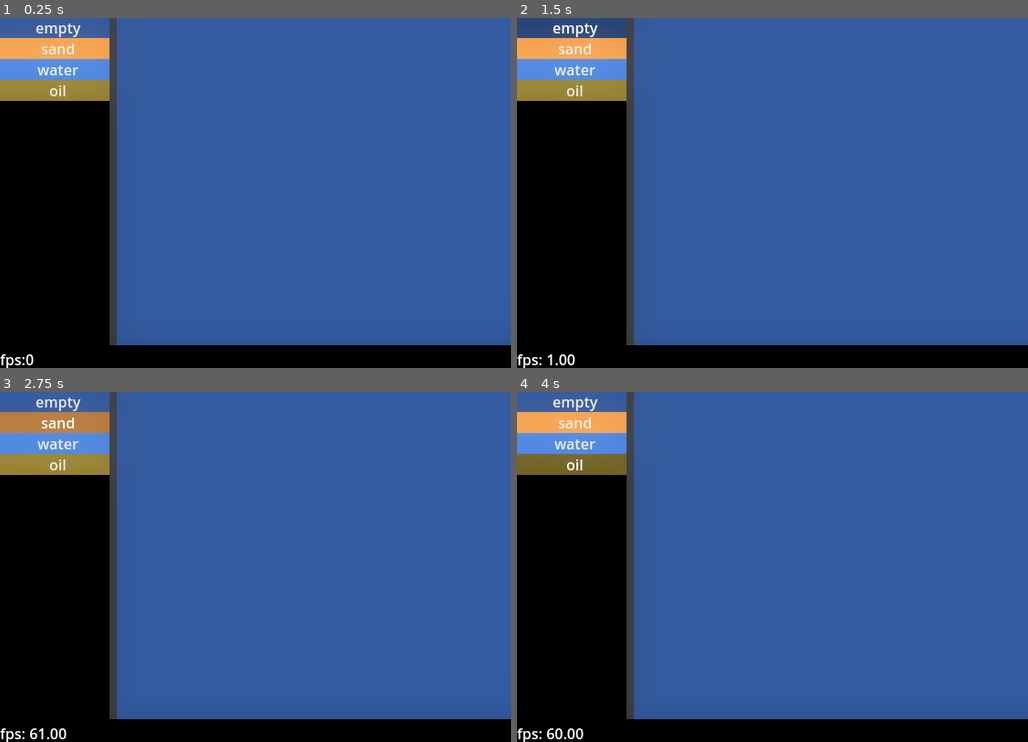
Above: before the commit, frames 1-4 (two rows, left to right).
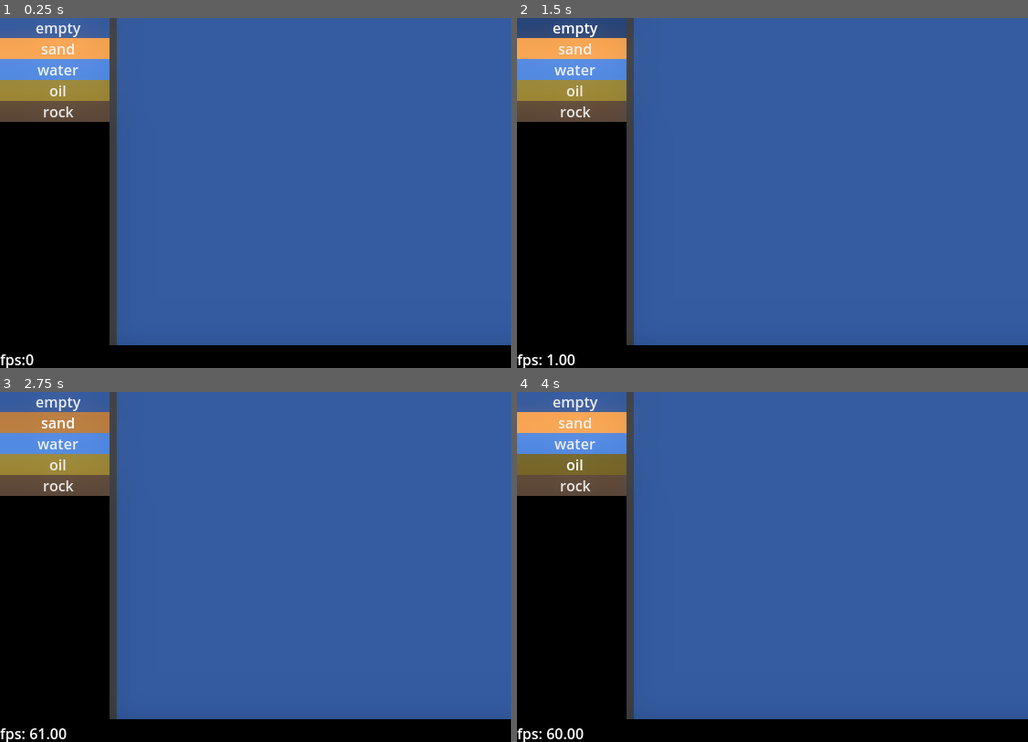
Above: after the commit, the same moments.

Repository: kiwijuice56/sand-spoon
Game: Godot game, scene res://main/main.tscn
Same seed, same stepped clock (60 frames per second), same inputs: the game is played once before the commit and once after it.
Inputs (mouse positions are in pixels of both pictures, inside the frame that each line leads up to):
- Up to frame 1 (0.25 s): no input
- Up to frame 2 (1.5 s): click (573, 112) at 0.5 s, where only the run after the commit has a clickable "rock"; click "empty" at 1.25 s
- Up to frame 3 (2.75 s): click "sand" at 2 s
- Up to frame 4 (4 s): click "water" at 2.75 s; click "oil" at 3.5 s

The runs differ from the first frame. In frame 1, 1.3% of the frame differs, in the area x 0-22%, y 23-30%; in frame 2, 1.3%; in frame 3, 1.3%; in frame 4, 1.3%.

Commit message:
Added rock

Diff:
--- a/main/main.tscn
+++ b/main/main.tscn
@@ -10,6 +10,7 @@
 [ext_resource type="Resource" uid="uid://bpc02af8uq6kh" path="res://main/simulation/element/solid/powder/sand/sand.tres" id="5_57l7a"]
 [ext_resource type="Resource" uid="uid://bbvp7saksab8l" path="res://main/simulation/element/liquid/oil/oil.tres" id="8_l1nvi"]
 [ext_resource type="PackedScene" uid="uid://p1cupggik6ba" path="res://main/ui/element_selector/element_selector.tscn" id="8_vvhhn"]
+[ext_resource type="Resource" uid="uid://cwnhltdvq4ic4" path="res://main/simulation/element/solid/rock/rock.tres" id="9_bp35h"]
 
 [sub_resource type="Environment" id="Environment_f0vau"]
 background_mode = 3
@@ -57,10 +58,11 @@
 size_flags_vertical = 2
 texture = SubResource("ImageTexture_guoq1")
 script = ExtResource("1_7t74s")
+debug_draw = true
 simulation_size = Vector2i(72, 60)
 simulation_scale = 6
 chunk_size = 12
-elements = Array[ExtResource("2_55j5a")]([ExtResource("4_oq8j5"), ExtResource("5_57l7a"), ExtResource("5_4oxmv"), ExtResource("8_l1nvi")])
+elements = Array[ExtResource("2_55j5a")]([ExtResource("4_oq8j5"), ExtResource("5_57l7a"), ExtResource("5_4oxmv"), ExtResource("8_l1nvi"), ExtResource("9_bp35h")])
 
 [node name="Painter" type="Node" parent="VBoxContainer/HBoxContainer/Simulation" node_paths=PackedStringArray("sim", "selector")]
 script = ExtResource("3_3diiu")
--- a/main/simulation/element/element.gd
+++ b/main/simulation/element/element.gd
@@ -1,14 +1,17 @@
 class_name Element extends Resource
+# Data: assumes byte 0 for temperature
 
+@export_group("UI")
 ## Name used in UI and code.
 @export var unique_name: String
 
 ## Base color for UI components for this element
 @export var ui_color: Color
 
+@export_group("Performance")
 ## The proportion of process frames are skipped. Set to a value higher than 0
 ## to hide chunk seams and create more organic movement.
-@export var skip_proportion: float = 0.3
+@export_range(0, 1) var skip_proportion: float = 0.3
 
 ## Called once per element while the simulation is initialized.
 func initialize() -> void:
--- a/main/simulation/element/liquid/liquid.gd
+++ b/main/simulation/element/liquid/liquid.gd
@@ -5,7 +5,7 @@
 
 @export_group("Fluid dynamics")
 ## Thickness of the liquid.
-@export var viscosity: float
+@export_range(0, 1) var viscosity: float
 ## Denser fluids can sink through less dense fluids.
 @export var density: float
 
--- a/main/simulation/element/solid/powder/powder.gd
+++ b/main/simulation/element/solid/powder/powder.gd
@@ -18,6 +18,3 @@
 		sim.swap(row, col, row + 1, col - 1)
 	elif right:
 		sim.swap(row, col, row + 1, col + 1)
-
-func get_default_data(_sim: Simulation, _row: int, _col: int) -> int:
-	return set_byte(0, 1, randi_range(0, 255))
--- /dev/null
+++ b/main/simulation/element/solid/rock/rock.tres
@@ -0,0 +1,17 @@
+[gd_resource type="Resource" script_class="Solid" load_steps=4 format=3 uid="uid://cwnhltdvq4ic4"]
+
+[ext_resource type="Script" path="res://main/simulation/element/solid/solid.gd" id="1_ht5t6"]
+
+[sub_resource type="Gradient" id="Gradient_wramv"]
+offsets = PackedFloat32Array(0.0121951, 1)
+colors = PackedColorArray(0.329412, 0.254902, 0.203922, 1, 0.36, 0.32328, 0.2988, 1)
+
+[sub_resource type="GradientTexture1D" id="GradientTexture1D_2r1mv"]
+gradient = SubResource("Gradient_wramv")
+
+[resource]
+script = ExtResource("1_ht5t6")
+color_gradient = SubResource("GradientTexture1D_2r1mv")
+unique_name = "rock"
+ui_color = Color(0.33, 0.25476, 0.2046, 1)
+skip_proportion = 0.3
--- a/main/simulation/element/solid/solid.gd
+++ b/main/simulation/element/solid/solid.gd
@@ -1,7 +1,11 @@
 class_name Solid extends Element
+# Data: assumes byte 1 for color index, assigned randomly
 
 ## Range of colors each cell can have.
 @export var color_gradient: GradientTexture1D
 
 func get_color(_sim: Simulation, _row: int, _col: int, data: int) -> Color:
 	return color_gradient.gradient.sample(get_byte(data, 1) / 255.0)
+
+func get_default_data(_sim: Simulation, _row: int, _col: int) -> int:
+	return set_byte(0, 1, randi_range(0, 255))
Not shown: 1 places in main/main.tscn that only renumber resources
